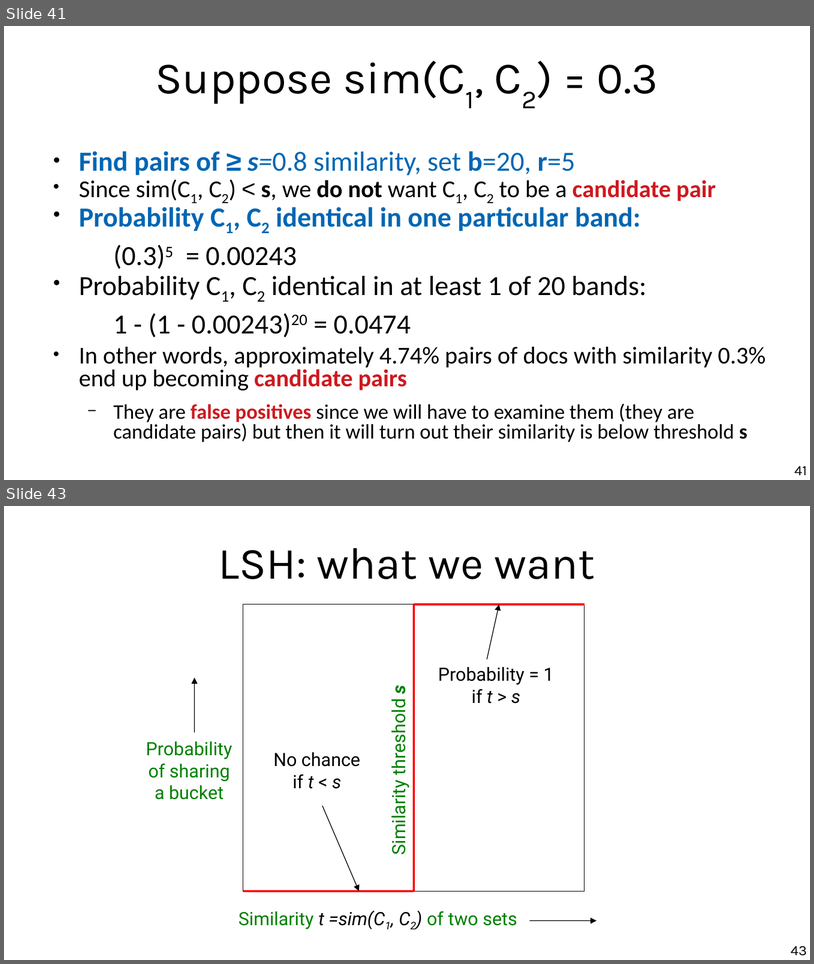
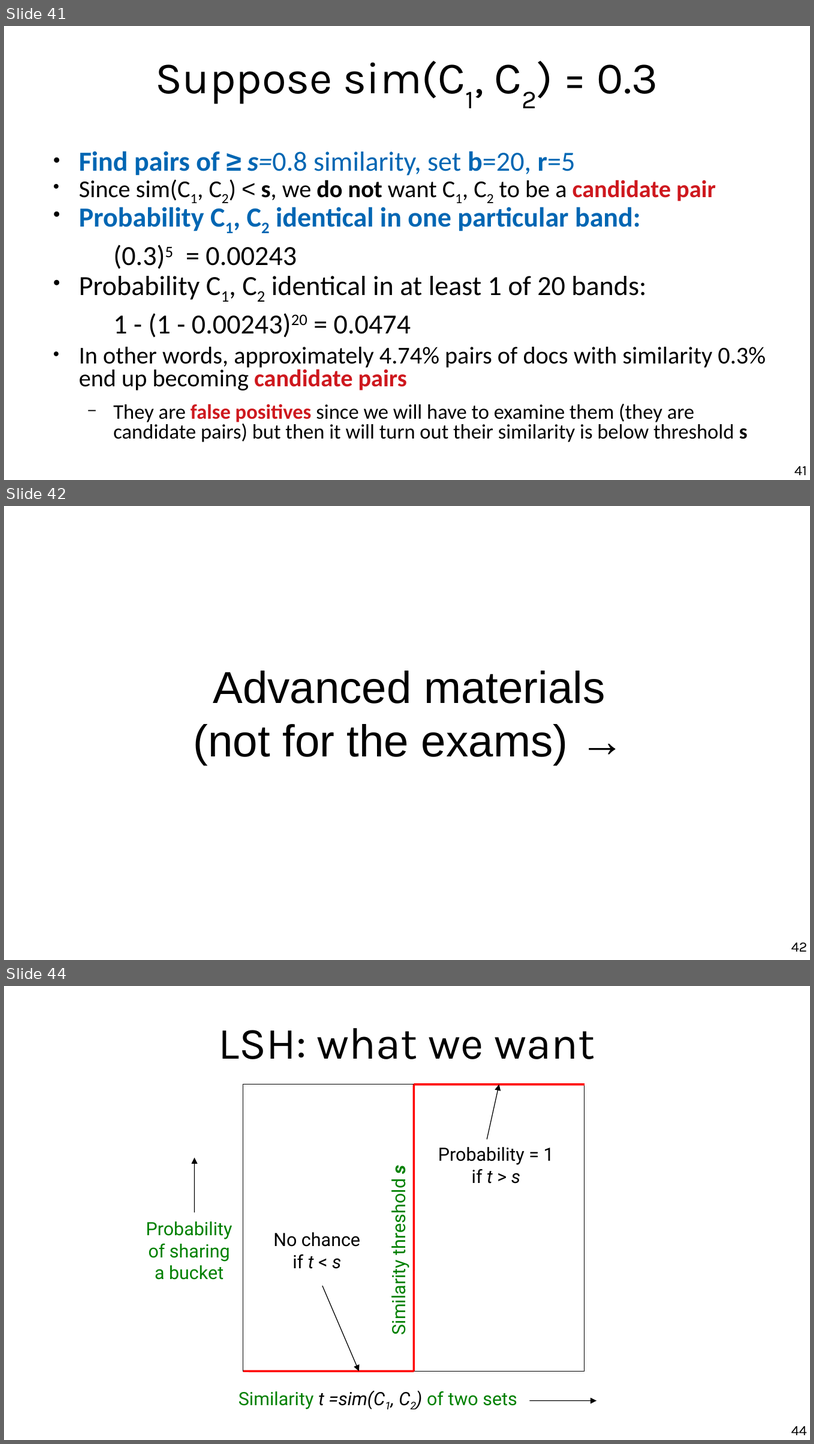
Before and after one commit to marco-calautti/data-mining-course, a slide deck: theory/tt04_near_duplicates.odp. Shown one above the other, each under a label of ours: slides 41 and 43 before the commit, slides 41, 42 and 44 after it; the slides between them are not shown. The pictures are 814x964 and 814x1444 pixels, drawn with LibreOffice and Linux fonts; fonts in the diff are those of the drawing. Boxes give left, top, right and bottom in pixels: in the first picture for what was removed or moved away, otherwise in the second. Text is boxed around its words. In the diff, an @@ line names an element or a change of style, - is before the commit and + after.

Commit message:
Small adjustments, optional materials

```diff
--- a/theory/tt04_near_duplicates.odp
+++ b/theory/tt04_near_duplicates.odp
@@ slide 42 added at (x1=4, y1=506, x2=810, y2=960), background #FFFFFF @@
@@ title added at (x1=193, y1=670, x2=605, y2=765), 44 pt, text #000000 @@
+Advanced materials
+(not for the exams) →
@@ page number added at (x1=792, y1=942, x2=808, y2=951), 14 pt, text #000000 @@
+42
@@ what was slide 43 is now slide 44 @@
@@ page number at (x1=792, y1=1426, x2=807, y2=1435): text changed @@
-43
+44
```
Also in this commit, not shown: 4 slides changed, 1 other slide added, 3 other files.
